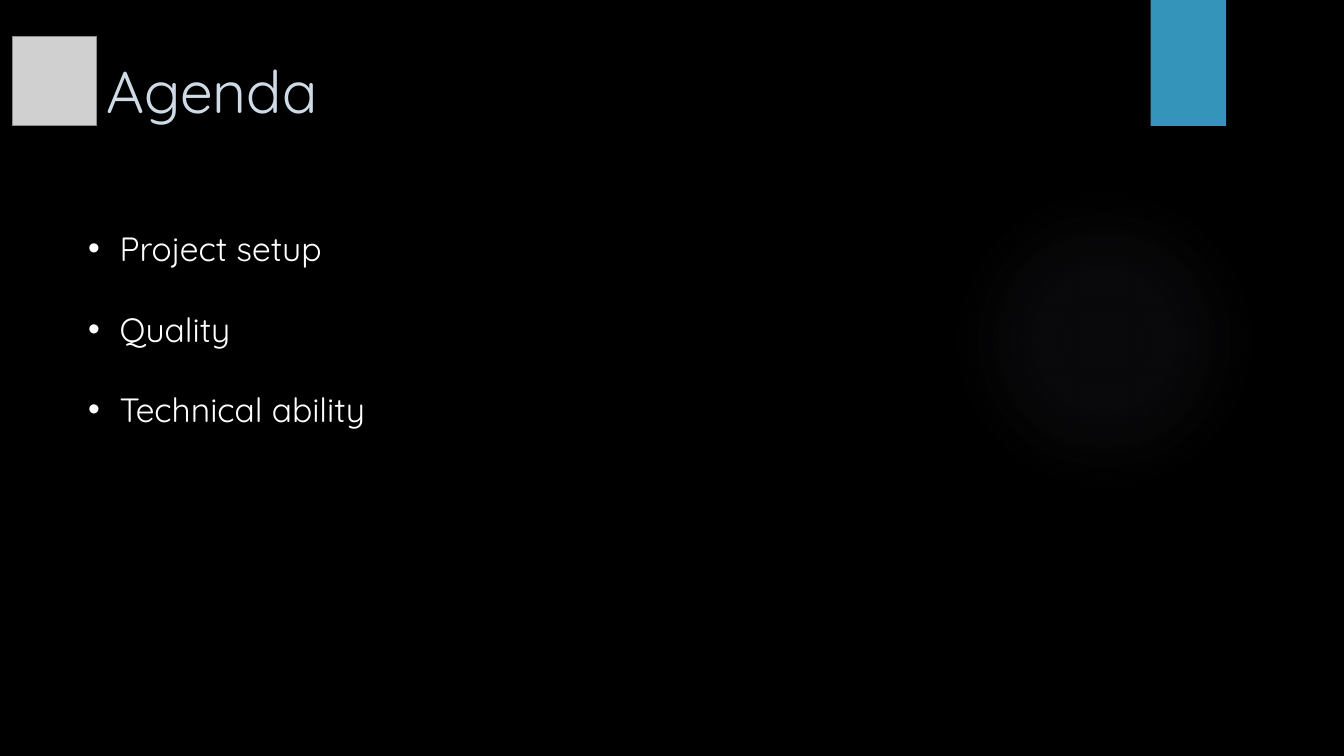
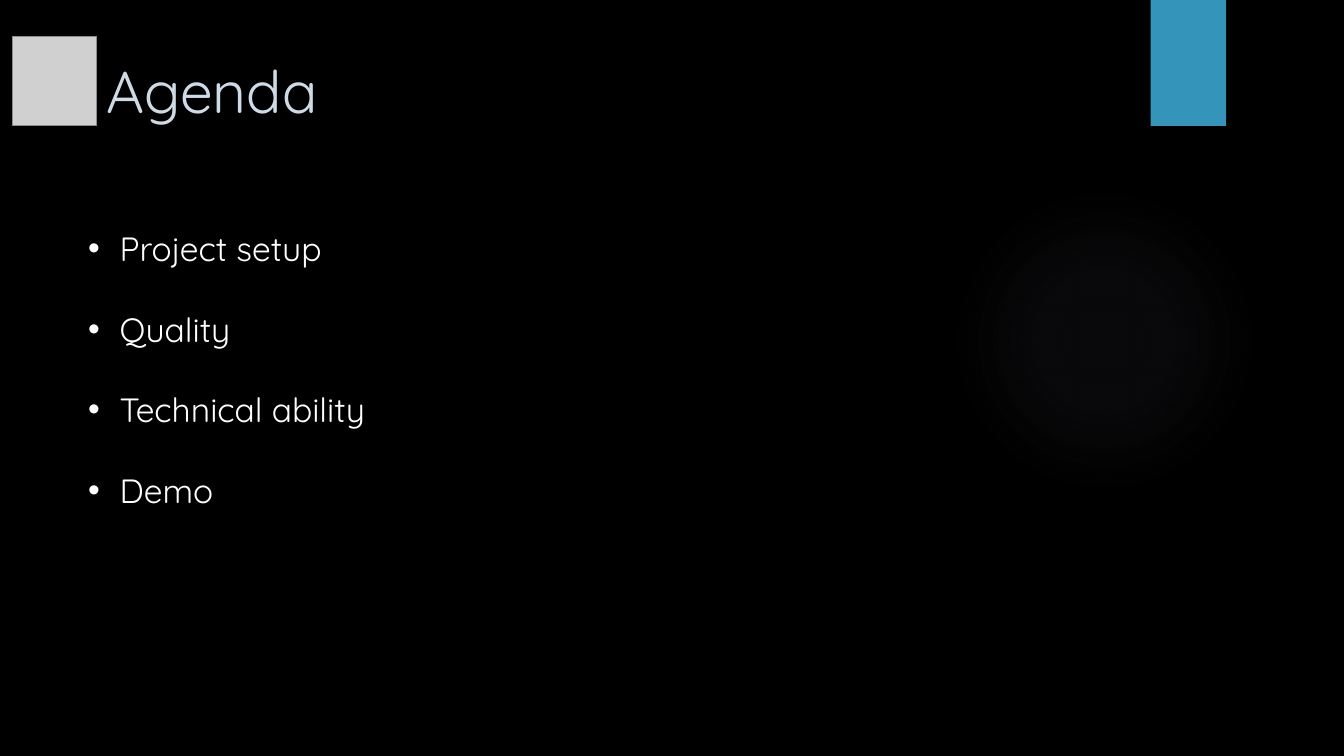
Before and after one commit to DawidMa/sheeshApp, a slide deck: slide 2 of SheeshApp.pptx. Drawn at 1344x756 pixels with LibreOffice and Linux fonts; fonts in the diff are those of the drawing; grey boxes stand for pictures; background and template pictures are left out. Boxes give left, top, right and bottom in pixels: in the first picture for what was removed or moved away, otherwise in the second. Text is boxed around its words. In the diff, an @@ line names an element or a change of style, - is before the commit and + after.

```diff
--- a/SheeshApp.pptx
+++ b/SheeshApp.pptx
@@ text at (120, 479, 214, 504): paragraph added @@
+• Demo
```
Also in this commit, not shown: 9 other slides changed, 4 slides added, 1 slide removed.
